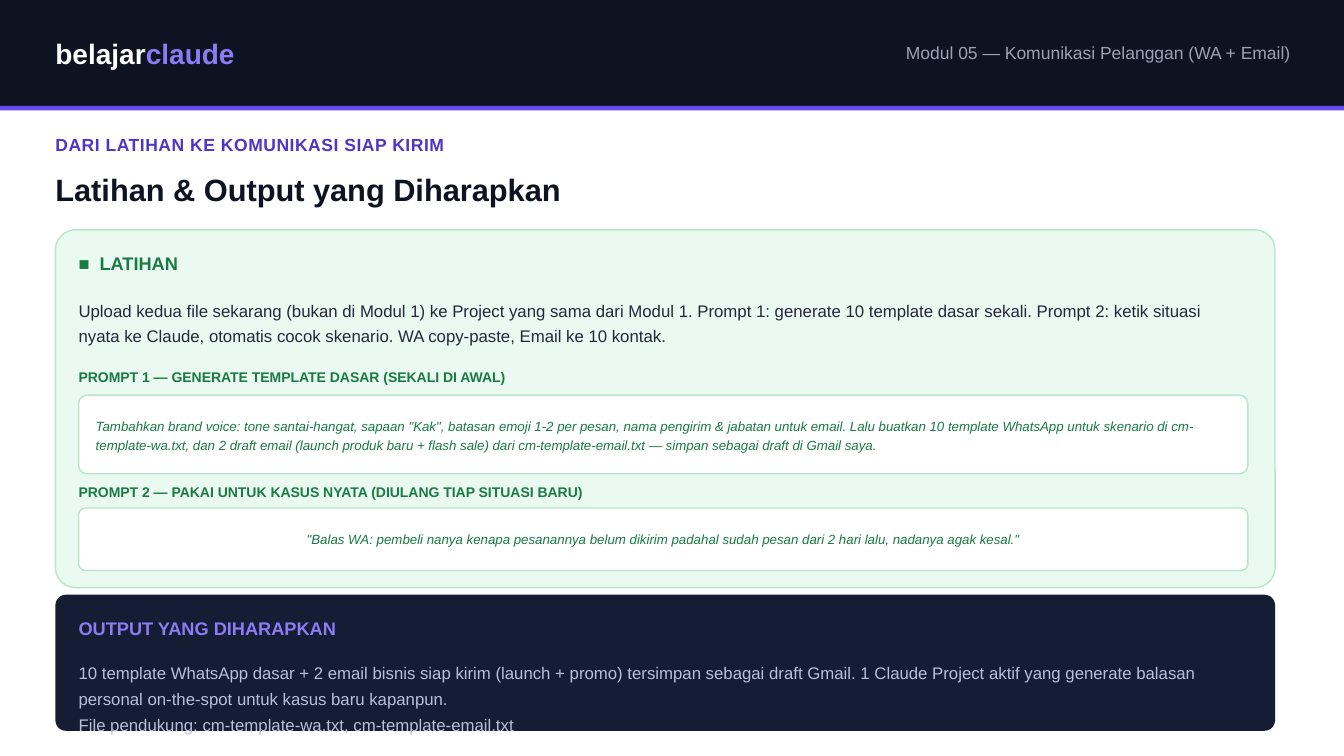
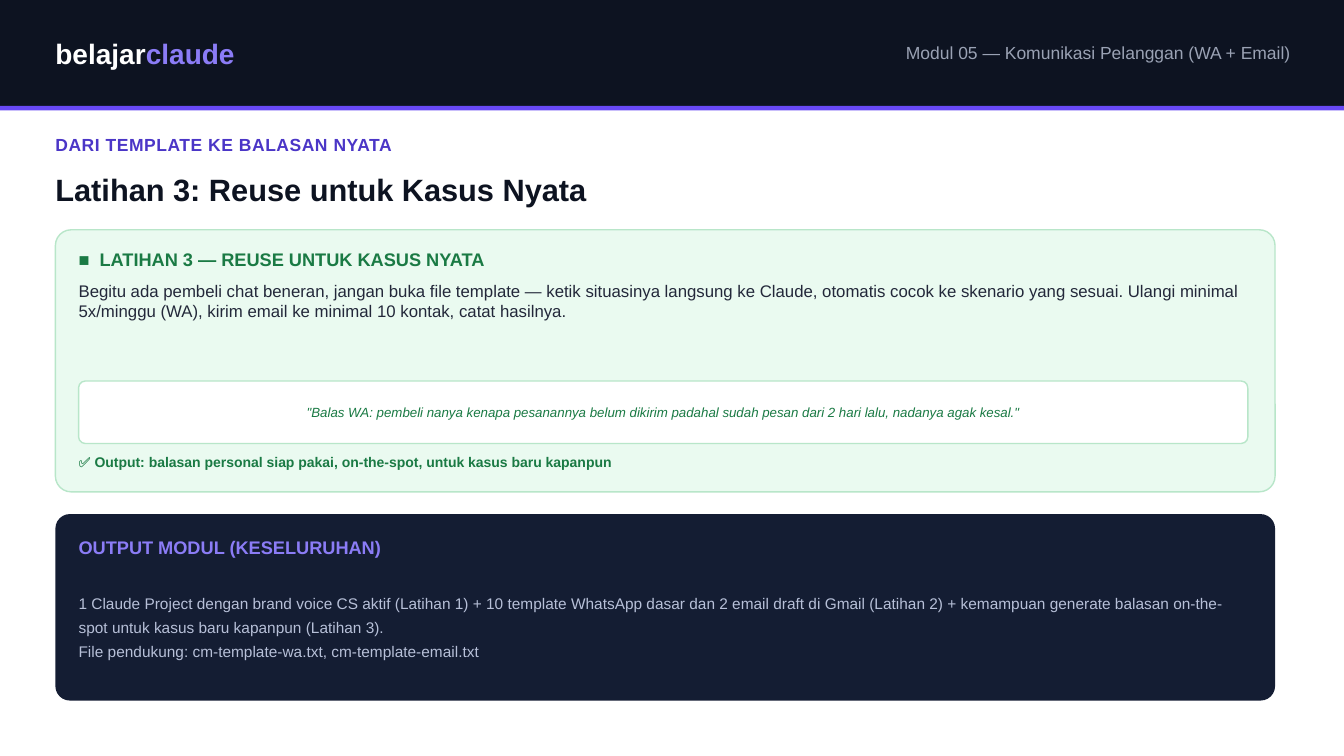
Before and after one commit to juliautomo/belajar-claude, a slide deck: slide 8 of Content-Marketing/M05-Komunikasi-Pelanggan/K3-M05-Komunikasi-Pelanggan.pptx (slide 7 before the commit). Drawn at 1344x756 pixels with LibreOffice and Linux fonts; fonts in the diff are those of the drawing. Boxes give left, top, right and bottom in pixels: in the first picture for what was removed or moved away, otherwise in the second. Text is boxed around its words. In the diff, an @@ line names an element or a change of style, - is before the commit and + after.

Commit message:
M05: fix Hari 1-5 sequence across modules, drop 'per Kanal' from PPTX titles, split Latihan into 3 explicit exercises (setup brand voice / generate templates / reuse for real cases) each with its own goal and output

```diff
--- a/Content-Marketing/M05-Komunikasi-Pelanggan/K3-M05-Komunikasi-Pelanggan.pptx
+++ b/Content-Marketing/M05-Komunikasi-Pelanggan/K3-M05-Komunikasi-Pelanggan.pptx
@@ text at (55, 138, 392, 151): text changed @@
-DARI LATIHAN KE KOMUNIKASI SIAP KIRIM
+DARI TEMPLATE KE BALASAN NYATA
@@ text at (55, 178, 587, 207): text changed @@
-Latihan & Output yang Diharapkan
+Latihan 3: Reuse untuk Kasus Nyata
@@ rounded rectangle: place and size @@
-rounded rectangle at (55, 230, 1275, 588)
+rounded rectangle at (55, 230, 1275, 492)
@@ rounded rectangle at (55, 230, 1275, 492): proportions changed @@
@@ text "■ LATIHAN 3 — REUSE ..." at (100, 253, 484, 266): vertical alignment middle to top @@
@@ text at (100, 253, 484, 266): text changed @@
-■ LATIHAN
+■ LATIHAN 3 — REUSE UNTUK KASUS NYATA
@@ text at (79, 285, 1238, 321): text changed @@
-Upload kedua file sekarang (bukan di Modul 1) ke Project yang sama dari Modul 1. Prompt 1: generate 10 template dasar sekali. Prompt 2: ketik situasi nyata ke Claude, otomatis cocok skenario. WA copy-paste, Email ke 10 kontak.
+Begitu ada pembeli chat beneran, jangan buka file template — ketik situasinya langsung ke Claude, otomatis cocok ke skenario yang sesuai. Ulangi minimal 5x/minggu (WA), kirim email ke minimal 10 kontak, catat hasilnya.
@@ text "Begitu ada pembeli chat beneran, ..." at (79, 285, 1238, 321): vertical alignment middle to top @@
@@ rounded rectangle ""Balas WA: pembeli nanya kenapa ...": place and size @@
-rounded rectangle ""Balas WA: pembeli nanya kenapa ..." at (79, 508, 1248, 571)
+rounded rectangle ""Balas WA: pembeli nanya kenapa ..." at (79, 381, 1248, 444)
@@ text removed at (79, 372, 505, 385) @@
-PROMPT 1 — GENERATE TEMPLATE DASAR (SEKALI DI AWAL)
@@ rounded rectangle removed at (79, 395, 1248, 474) @@
@@ text removed at (96, 421, 1193, 453) @@
-Tambahkan brand voice: tone santai-hangat, sapaan "Kak", batasan emoji 1-2 per pesan, nama pengirim & jabatan untuk email. Lalu buatkan 10 template WhatsApp untuk skenario di cm-template-wa.txt, dan 2 draft email (launch produk baru + flash sale) dari cm-template-email.txt — simpan sebagai draft di Gmail saya.
@@ text at (95, 457, 612, 470): text changed @@
-PROMPT 2 — PAKAI UNTUK KASUS NYATA (DIULANG TIAP SITUASI BARU)
+✅ Output: balasan personal siap pakai, on-the-spot, untuk kasus baru kapanpun
@@ rounded rectangle: place and size @@
-rounded rectangle at (55, 595, 1275, 731)
+rounded rectangle at (55, 514, 1275, 701)
@@ text "1 Claude Project dengan brand ...": place and size @@
-text "1 Claude Project dengan brand ..." at (79, 667, 1195, 735)
+text "1 Claude Project dengan brand ..." at (79, 598, 1222, 660)
@@ text at (79, 541, 381, 558): text changed @@
-OUTPUT YANG DIHARAPKAN
+OUTPUT MODUL (KESELURUHAN)
@@ text at (79, 598, 1222, 636): text changed; size 12 to 11 pt @@
-10 template WhatsApp dasar + 2 email bisnis siap kirim (launch + promo) tersimpan sebagai draft Gmail. 1 Claude Project aktif yang generate balasan personal on-the-spot untuk kasus baru kapanpun.
+1 Claude Project dengan brand voice CS aktif (Latihan 1) + 10 template WhatsApp dasar dan 2 email draft di Gmail (Latihan 2) + kemampuan generate balasan on-the-spot untuk kasus baru kapanpun (Latihan 3).
@@ text at (79, 646, 478, 660): size 12 to 11 pt in "File pendukung: cm-template-wa.txt, cm-template-email.txt" @@
```
Also in this commit, not shown: 2 other slides changed, 1 slide added, 1 other file.
